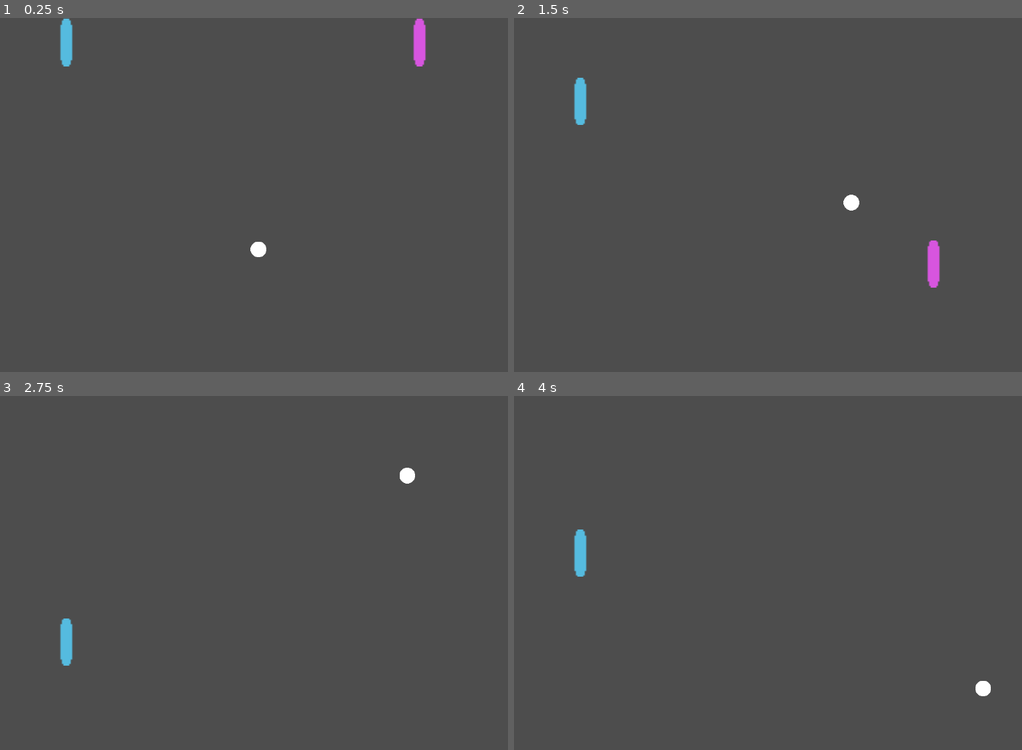
Above: before the commit, frames 1-4 (two rows, left to right).
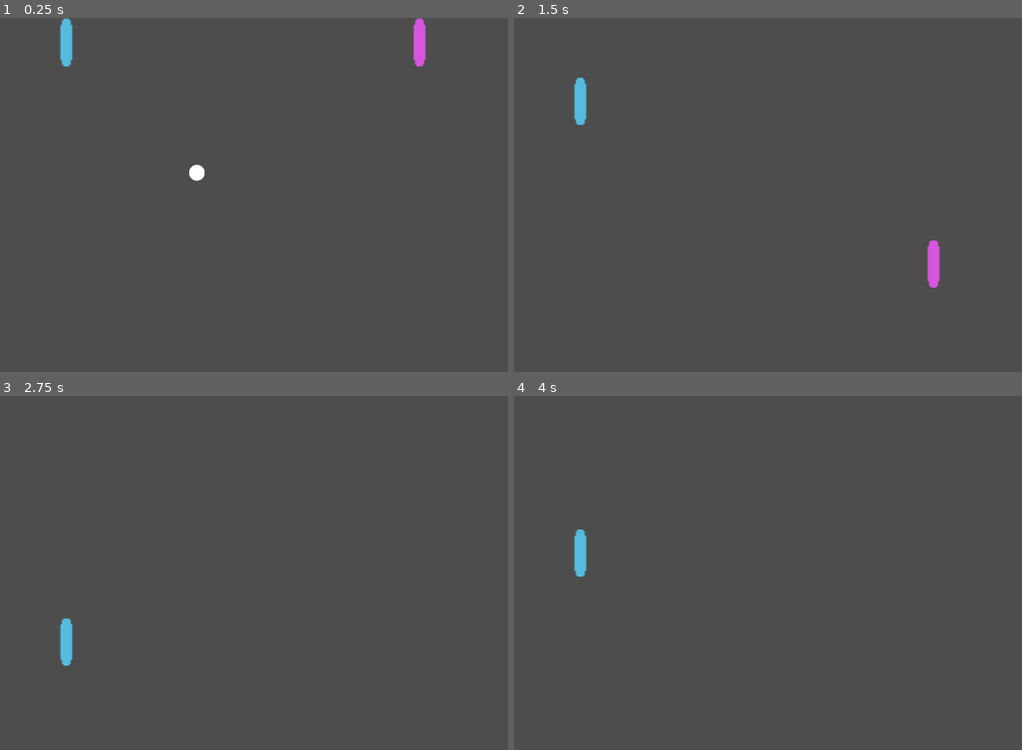
Above: after the commit, the same moments.

Repository: theLCode/Godot-Pong
Game: Godot game, scene res://Main.tscn
The game is run twice, just before and just after one commit, with the same random seed, the same clock (stepped at 60 frames per second) and the same inputs.
Inputs:
- Up to frame 1 (0.25 s): no input
- Up to frame 2 (1.5 s): hold Down (rightPaddleDown) 0.53-1.28 s; hold S (leftPaddleDown) from 1.28 s (still down)
- Up to frame 3 (2.75 s): release S (leftPaddleDown) at 2.03 s; hold Down (rightPaddleDown) from 2.03 s (still down)
- Up to frame 4 (4 s): release Down (rightPaddleDown) at 2.78 s; hold W (leftPaddleUp) 2.78-3.53 s; hold S (leftPaddleDown) from 3.53 s (still down)

The runs differ from the first frame. In frame 1, 0.2% of the frame differs, in the area x 37-53%, y 41-68%; in frame 2, 0.1%; in frame 3, 0.1%; in frame 4, 0.1%.

Commit message:
Work on Ball

Diff:
--- a/ball.gd
+++ b/ball.gd
@@ -10,10 +10,7 @@
 	print(screenSize.x)
 	print(screenSize.y)
 	position = (Vector2(screenSize.x / 2, screenSize.y / 2))
-	var randDir = randf() * TAU
-	var dir = Vector2(cos(randDir), sin(randDir))
-	linear_velocity = dir * ballSpeed
-
+	linear_velocity = createRandVectValue() * ballSpeed
 
 # Called every frame. 'delta' is the elapsed time since the previous frame.
 func _process(delta: float) -> void:
@@ -21,3 +18,6 @@
 		linear_velocity.y = abs(linear_velocity.y)
 	elif global_position.y >= screenSize.y - screenMargin:
 		linear_velocity.y = -abs(linear_velocity.y)
+
+func createRandVectValue():
+	return Vector2(cos(randf() * TAU), sin(randf() * TAU))
